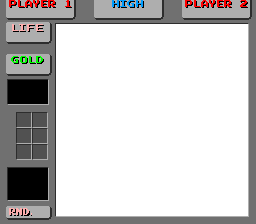
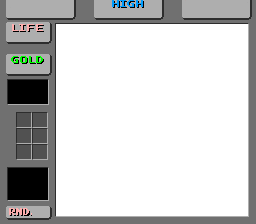
The second w=256, h=224 image is a revision of the first. Changes to its layers:
painted on "Layer 1" over box(9, 0, 248, 8)